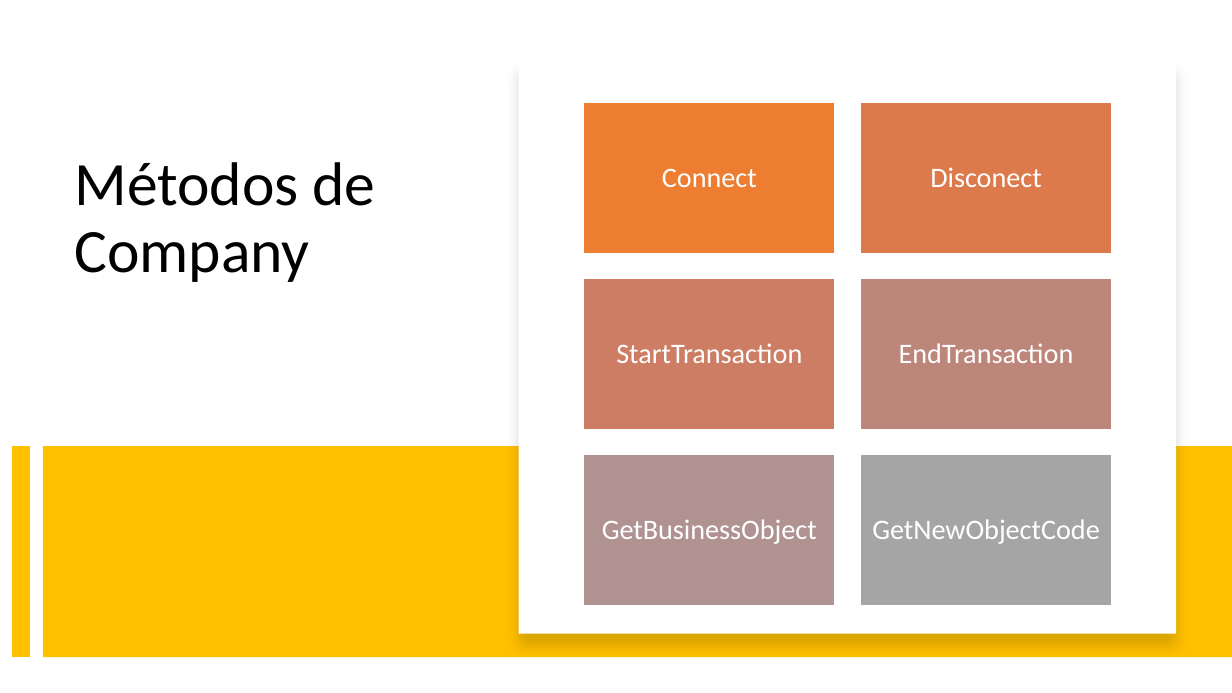
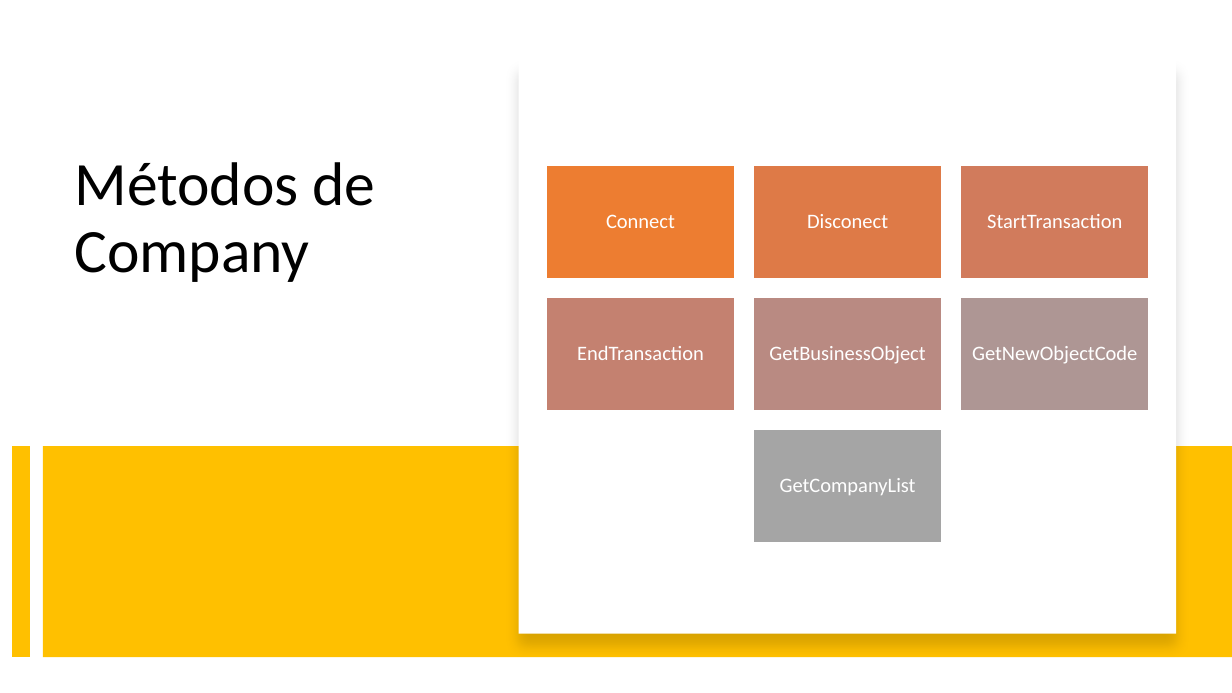
Before and after one commit to onesolutionsGT/CAPACITACION-DIDELCO, a slide deck: slide 7 of POWERPOINT/SBO_DIAPI.pptx. Drawn at 1232x693 pixels with LibreOffice and Linux fonts; fonts in the diff are those of the drawing. Boxes give left, top, right and bottom in pixels: in the first picture for what was removed or moved away, otherwise in the second. Text is boxed around its words. In the diff, an @@ line names an element or a change of style, - is before the commit and + after.

```diff
--- a/POWERPOINT/SBO_DIAPI.pptx
+++ b/POWERPOINT/SBO_DIAPI.pptx
@@ rectangle removed at box(860, 103, 1112, 253) @@
@@ text "Connect": place and size @@
-text "Connect" at box(662, 168, 757, 187)
+text "Connect" at box(606, 214, 675, 228)
@@ rectangle: place and size @@
-rectangle at box(584, 103, 836, 253)
+rectangle at box(546, 165, 735, 278)
@@ text "Disconect": place and size @@
-text "Disconect" at box(930, 167, 1041, 187)
+text "Disconect" at box(807, 214, 888, 228)
@@ text "StartTransaction": place and size @@
-text "StartTransaction" at box(616, 343, 802, 363)
+text "StartTransaction" at box(987, 214, 1122, 228)
@@ text "EndTransaction": place and size @@
-text "EndTransaction" at box(899, 343, 1074, 363)
+text "EndTransaction" at box(577, 346, 704, 360)
@@ rectangle: place and size @@
-rectangle at box(584, 279, 836, 430)
+rectangle at box(546, 298, 735, 410)
@@ rectangle at box(546, 298, 735, 410): fill #CC7D64 to #C48170 @@
@@ text "GetBusinessObject": place and size @@
-text "GetBusinessObject" at box(602, 519, 817, 544)
+text "GetBusinessObject" at box(769, 346, 925, 364)
@@ size 22 to 16 pt; less space between paragraphs in 6 elements at box(606, 214, 675, 228), box(807, 214, 888, 228), box(987, 214, 1122, 228), box(577, 346, 704, 360), box(769, 346, 925, 364), box(972, 346, 1137, 364) @@
@@ text "GetNewObjectCode": place and size @@
-text "GetNewObjectCode" at box(872, 519, 1100, 544)
+text "GetNewObjectCode" at box(972, 346, 1137, 364)
@@ rectangle: place and size @@
-rectangle at box(860, 279, 1112, 430)
+rectangle at box(961, 298, 1150, 410)
@@ rectangle at box(961, 298, 1150, 410): fill #BD867B to #AE9694 @@
@@ rectangle: place and size @@
-rectangle at box(860, 455, 1112, 605)
+rectangle at box(754, 430, 943, 543)
@@ rectangle removed at box(584, 455, 836, 605) @@
@@ group added at box(754, 165, 1150, 495): 3 rectangles, 1 text @@
+GetCompanyList
```
Also in this commit, not shown: 2 other slides changed, 4 slides added, 7 other files.
